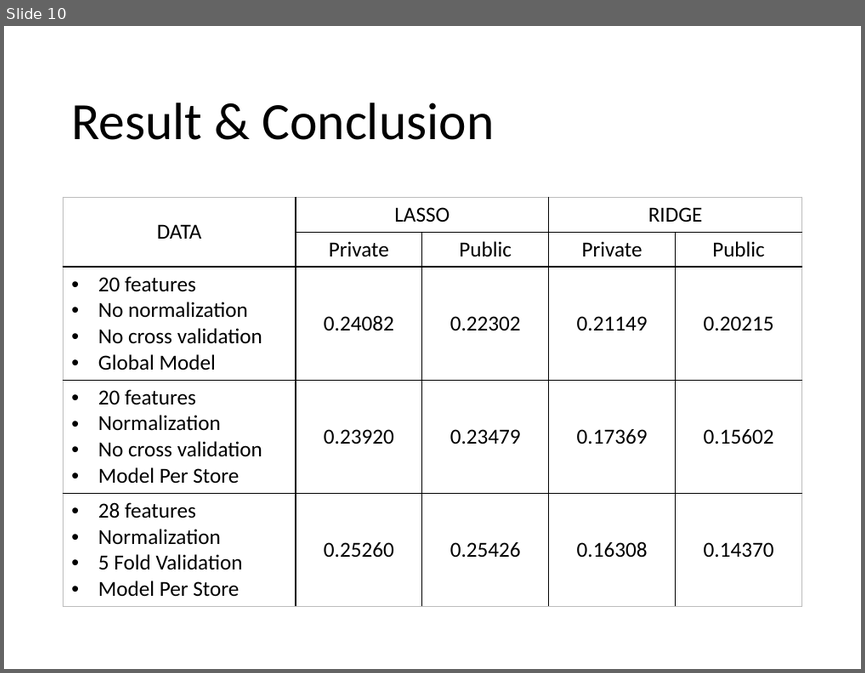
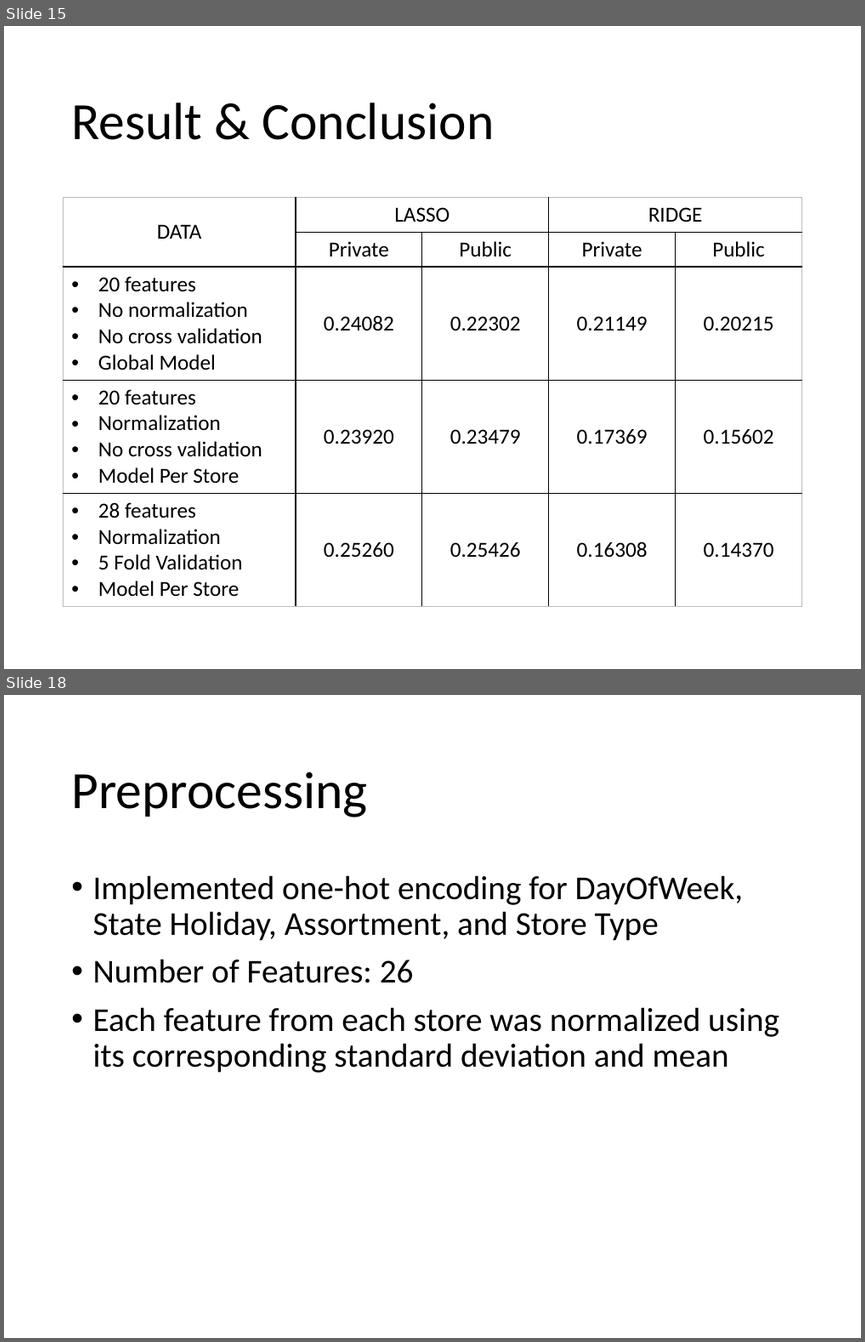
Before and after one commit to Stefan0010/CZ4041, a slide deck: slides/main.pptx. Shown one above the other, each under a label of ours: slide 10 before the commit, slides 15 and 18 after it; the slides between them are not shown. The pictures are 865x673 and 865x1342 pixels, drawn with LibreOffice and Linux fonts; fonts in the diff are those of the drawing. Boxes give left, top, right and bottom in pixels: in the first picture for what was removed or moved away, otherwise in the second. Text is boxed around its words. In the diff, an @@ line names an element or a change of style, - is before the commit and + after.

```diff
--- a/slides/main.pptx
+++ b/slides/main.pptx
@@ slide 18 added at (4,695,861,1338), background #FFFFFF @@
@@ title added at (71,771,367,817), 44 pt, text #000000 @@
+Preprocessing
@@ text added at (93,875,779,1072), 28 pt, text #000000 @@
+• Implemented one-hot encoding for DayOfWeek, State Holiday, Assortment, and Store Type
+• Number of Features: 26
+• Each feature from each store was normalized using its corresponding standard deviation and mean
@@ what was slide 10 is now slide 15 @@
```
Also in this commit, not shown: 2 slides changed, 11 other slides added, 1 slide removed.
